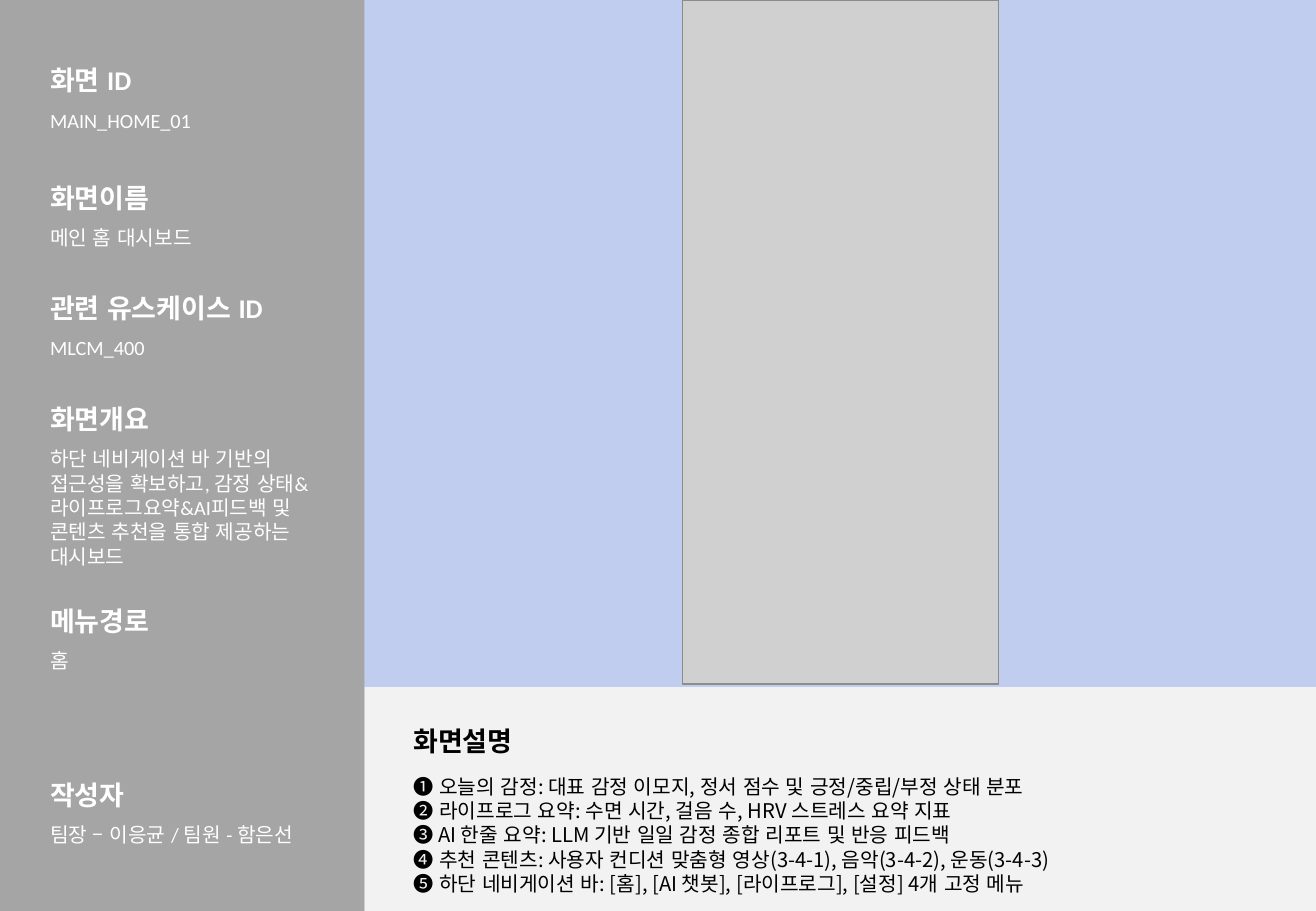
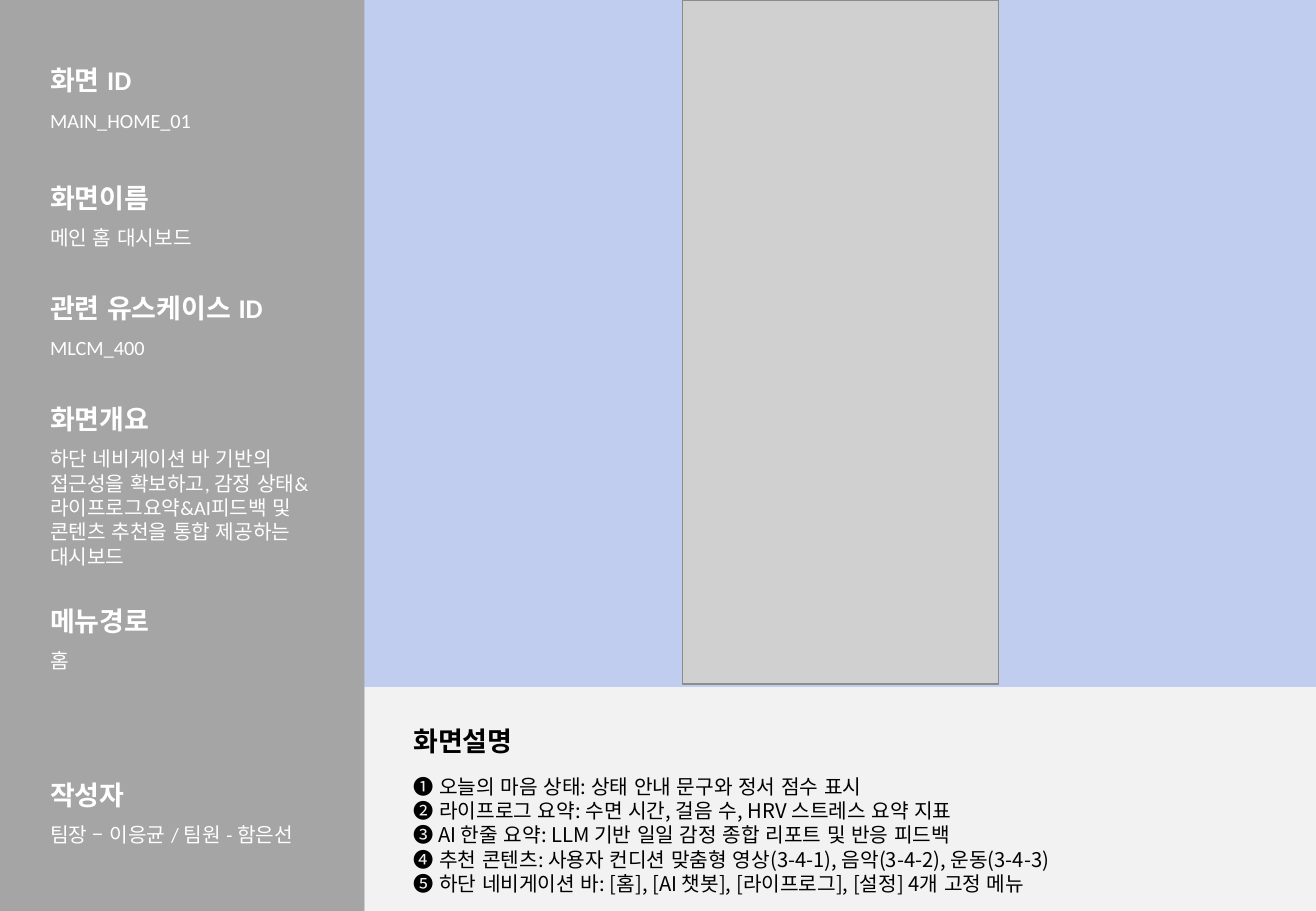
Before and after one commit to 2026-SMHRD-KDT-HealthCare-5/lisn, a slide deck: slide 14 of Documents/화면설계서_귀기울임.pptx. Drawn at 1316x911 pixels with LibreOffice and Linux fonts; fonts in the diff are those of the drawing; grey boxes stand for pictures. Boxes give left, top, right and bottom in pixels: in the first picture for what was removed or moved away, otherwise in the second. Text is boxed around its words. In the diff, an @@ line names an element or a change of style, - is before the commit and + after.

```diff
--- a/Documents/화면설계서_귀기울임.pptx
+++ b/Documents/화면설계서_귀기울임.pptx
@@ text at bbox=[413, 773, 861, 800]: text changed @@
-❶ 오늘의 감정: 대표 감정 이모지, 정서 점수 및 긍정/중립/부정 상태 분포
+❶ 오늘의 마음 상태: 상태 안내 문구와 정서 점수 표시
```
Also in this commit, not shown: 4 other slides changed, 7 other files.
